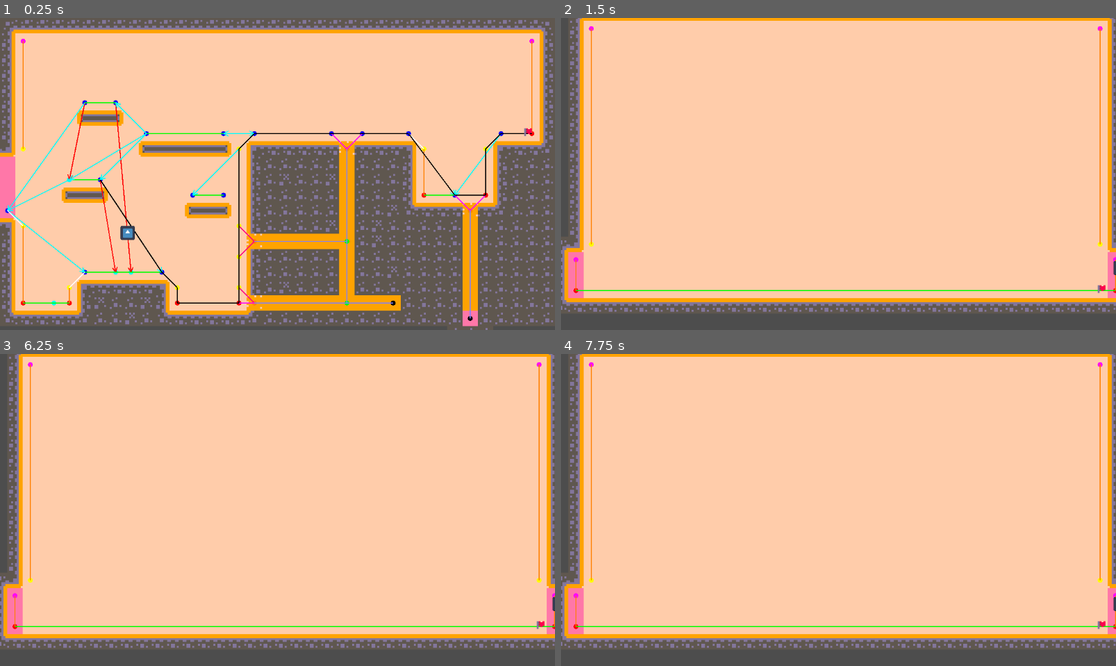
Above: before the commit, frames 1-4 (two rows, left to right).
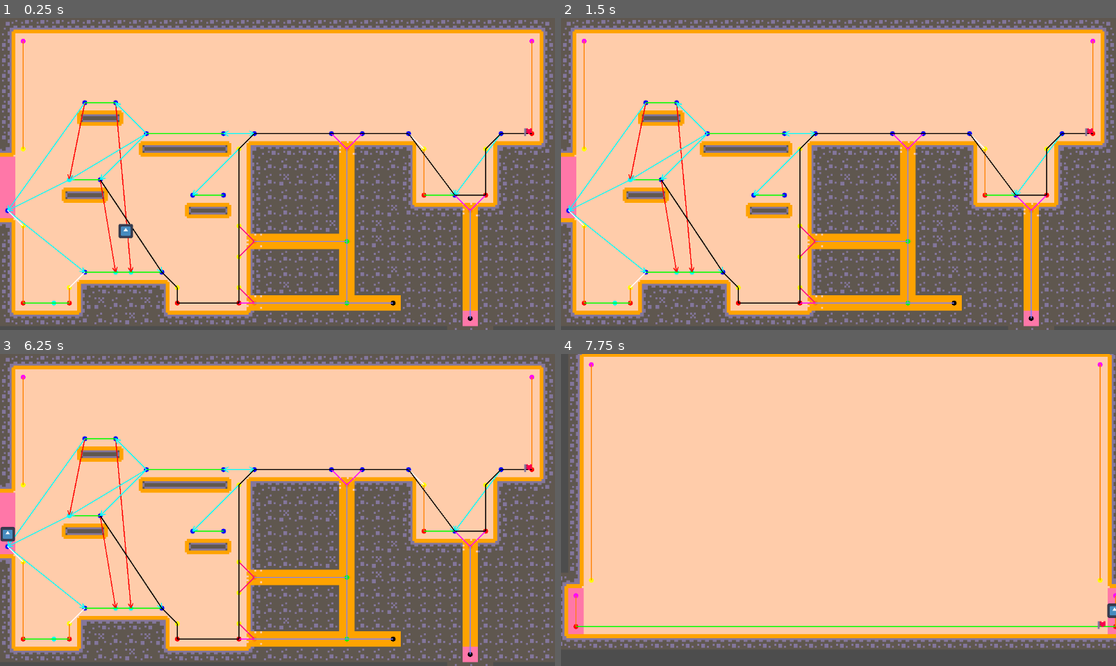
Above: after the commit, the same moments.

Repository: marolmmar1/TFG
Game: Godot game, scene res://Zones/Main.tscn
The game is run twice, just before and just after one commit, with the same random seed, the same clock (stepped at 60 frames per second) and the same inputs. This scene is started directly instead of the project's main scene. The engine's default icon, where the game draws it, is replaced by a stand-in: a white triangle on a blue panel in a dark square.
Inputs:
- Up to frame 1 (0.25 s): no input
- Up to frame 2 (1.5 s): no input
- Up to frame 3 (6.25 s): tap Enter at 2, 5 s; tap Space at 3.5 s
- Up to frame 4 (7.75 s): tap Space at 6.5 s

The runs differ from the first frame. In frame 1, 0.1% of the frame differs, in the area x 21-25%, y 65-72%; in frame 2, 44%, in the area x 0-100%, y 0-100%; in frame 3, 44%; in frame 4, less than 0.1%.

Commit message:
started zone graph

Diff:
--- a/Zones/Biome.gd
+++ b/Zones/Biome.gd
@@ -1,16 +1,20 @@
 extends Node2D
 
 @onready var zones = get_children()
+var zone_graph = {"zones": zones, "edges": []}
 
 # Called when the node enters the scene tree for the first time.
 func _ready():
+
 	for zone in zones:
 		for door in zone.find_child("Doors").get_children():
 			door.on_creature_changes_zone.connect(change_zone)
+			zone_graph["edges"].append([zone, door.other_side.get_parent().get_parent()])
 		if zone.name=="Zone1":
 			zone.visible = true
 		else:
 			zone.visible = false
+	print(zone_graph)
 
 
 # Called every frame. 'delta' is the elapsed time since the previous frame.
--- a/Zones/Main.tscn
+++ b/Zones/Main.tscn
@@ -11,17 +11,23 @@
 
 [node name="Zone2" parent="Biome" instance=ExtResource("1_y11xm")]
 
+[node name="Door1" parent="Biome/Zone2/Doors" index="0" node_paths=PackedStringArray("other_side")]
+other_side = NodePath("../../../Zone1/Doors/Door2")
+
 [node name="Door2" parent="Biome/Zone2/Doors" index="1" node_paths=PackedStringArray("other_side")]
 other_side = NodePath("../Door1")
 
 [node name="Zone1" parent="Biome" instance=ExtResource("2_2nkom")]
 
 [node name="Creature" parent="Biome/Zone1" index="3"]
-position = Vector2(265, 423)
+position = Vector2(261, 419)
 
 [node name="Door1" parent="Biome/Zone1/Doors" index="0" node_paths=PackedStringArray("other_side")]
-position = Vector2(267, 499)
+position = Vector2(256, 499)
 other_side = NodePath("../../../Zone2/Doors/Door2")
+
+[node name="Door2" parent="Biome/Zone1/Doors" index="1" node_paths=PackedStringArray("other_side")]
+other_side = NodePath("../../../Zone2/Doors/Door1")
 
 [connection signal="on_creature_changes_zone" from="Biome/Zone2/Doors/Door2" to="Biome" method="_on_door_2_on_creature_changes_zone"]
 
--- a/Zones/Zone.gd
+++ b/Zones/Zone.gd
@@ -6,7 +6,7 @@
 
 # Called when the node enters the scene tree for the first time.
 func _ready():
-	print(doors)
+	pass
 
 
 
